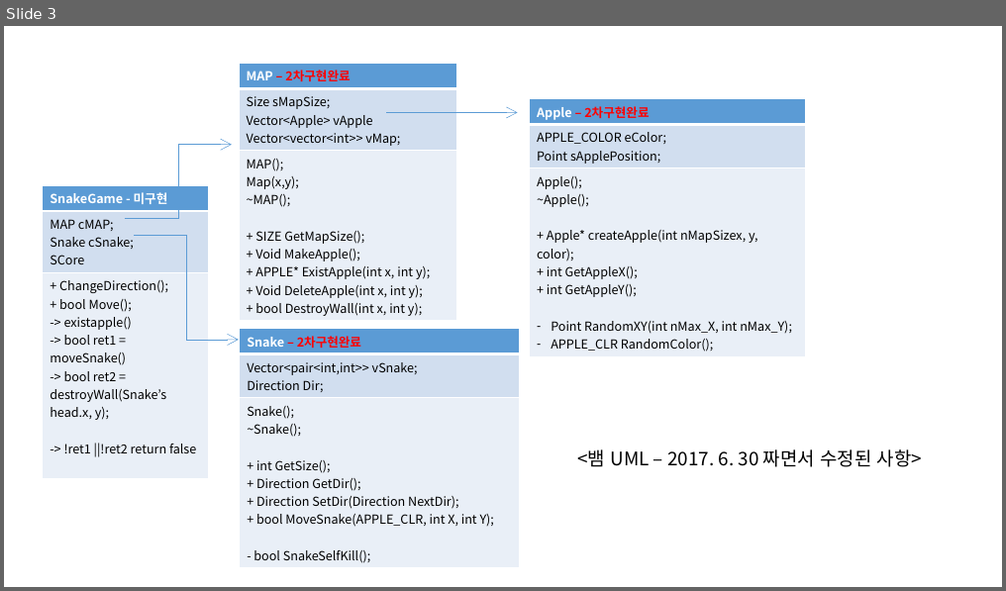
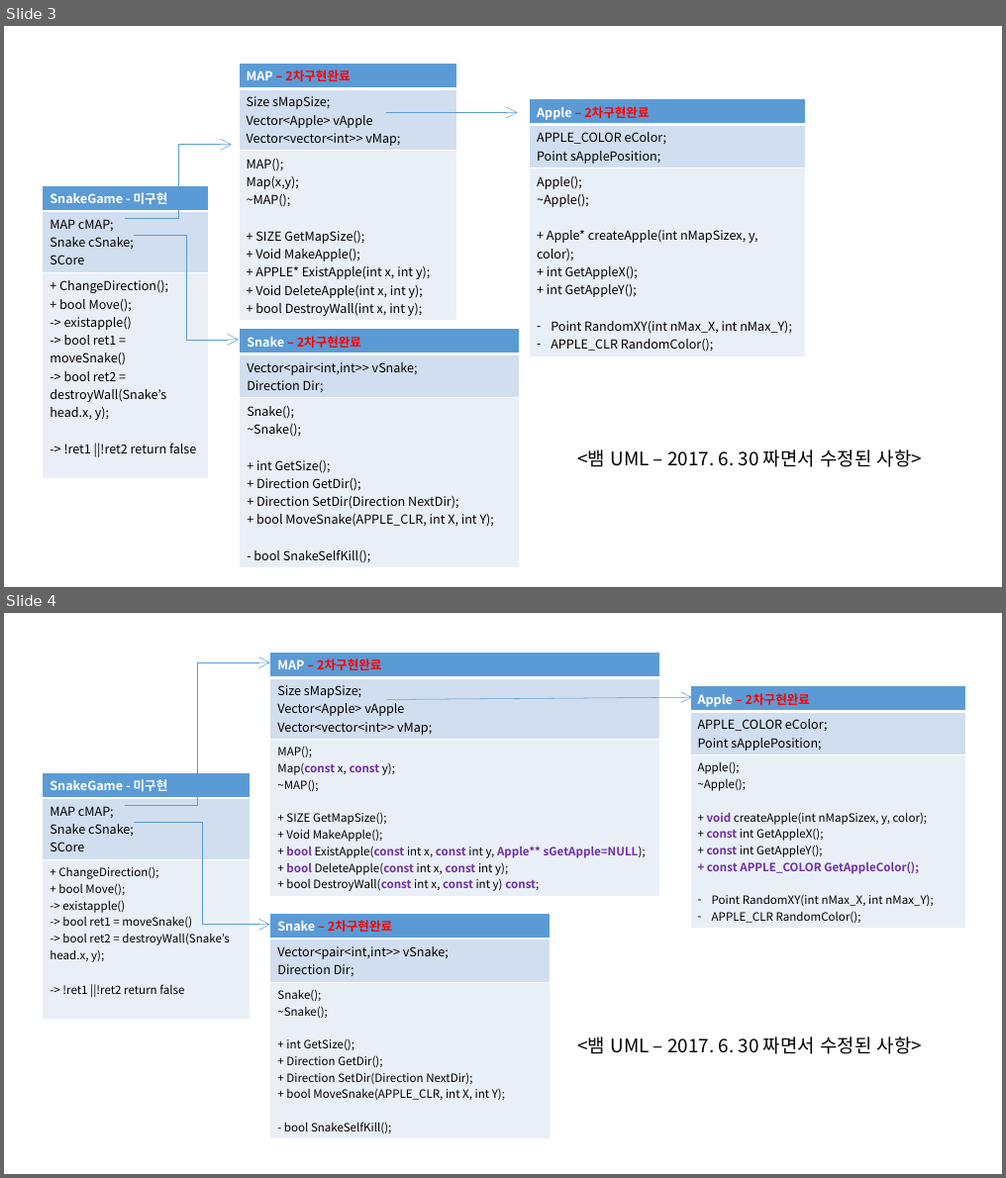
Before and after one commit to jihyun-s/SampleProject, a slide deck: 참고문서/뱀_UML_20170626.pptx. Shown one above the other, each under a label of ours: slide 3 before the commit, slides 3 and 4 after it. The pictures are 1006x591 and 1006x1178 pixels, drawn with LibreOffice and Linux fonts; fonts in the diff are those of the drawing. Boxes give left, top, right and bottom in pixels: in the first picture for what was removed or moved away, otherwise in the second. Text is boxed around its words. In the diff, an @@ line names an element or a change of style, - is before the commit and + after.

Commit message:
[Snake] 코드 정리

```diff
--- a/참고문서/뱀_UML_20170626.pptx
+++ b/참고문서/뱀_UML_20170626.pptx
@@ slide 4 added at (4,613,1002,1174), background #FFFFFF @@
@@ elbow arrow added from (125, 805) to (270, 663), #5B9BD5 0.5 pt @@
@@ table added at (270,652,660,895), 3 rows, 1 columns @@
+MAP – 2차구현완료
+Size sMapSize; / Vector<Apple> vApple / Vector<vector<int>> vMap;
+MAP(); / Map(const x, const y); / ~MAP(); / + SIZE GetMapSize(); / + Void MakeApple(); / + bool ExistApple(const int x, const int y, Apple** sGetApple=NULL); / + bool DeleteApple(const int x, const int y); / + bool DestroyWall(const int x, const int y) const;
@@ arrow added from (386, 700) to (692, 697), #5B9BD5 0.5 pt @@
@@ table added at (690,685,966,927), 3 rows, 1 columns @@
+Apple – 2차구현완료
+APPLE_COLOR eColor; / Point sApplePosition;
+Apple(); / ~Apple(); / + void createApple(int nMapSizex, y, color); / + const int GetAppleX(); / + const int GetAppleY(); / + const APPLE_COLOR GetAppleColor(); / Point RandomXY(int nMax_X, int nMax_Y); / APPLE_CLR RandomColor();
@@ table added at (43,772,250,1001), 3 rows, 1 columns @@
+SnakeGame - 미구현
+MAP cMAP; / Snake cSnake; / SCore
++ ChangeDirection(); / + bool Move(); / -> existapple() / -> bool ret1 = moveSnake() / -> bool ret2 = destroyWall(Snake’s head.x, y); / -> !ret1 ||!ret2 return false
@@ elbow arrow added from (135, 823) to (270, 925), #5B9BD5 0.5 pt @@
@@ table added at (270,913,550,1138), 3 rows, 1 columns @@
+Snake – 2차구현완료
+Vector<pair<int,int>> vSnake; / Direction Dir;
+Snake(); / ~Snake(); / + int GetSize(); / + Direction GetDir(); / + Direction SetDir(Direction NextDir); / + bool MoveSnake(APPLE_CLR, int X, int Y); / - bool SnakeSelfKill();
@@ text added at (577,1037,922,1055), 18 pt, text #000000 @@
+<뱀 UML – 2017. 6. 30 짜면서 수정된 사항>
```
Also in this commit, not shown: 4 other files.
